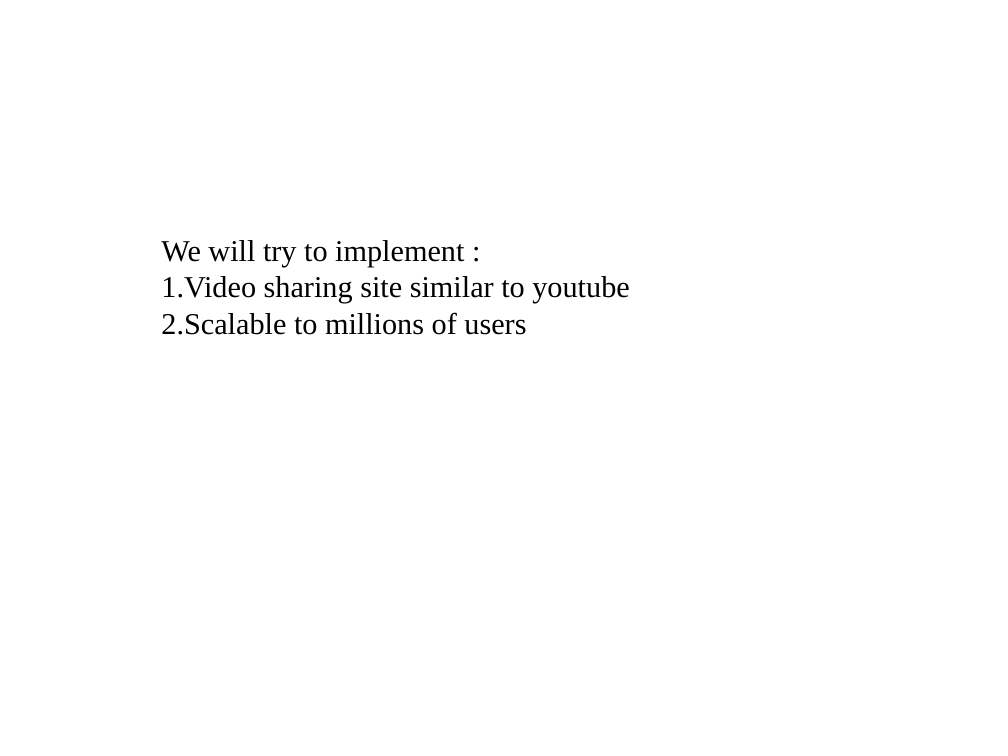
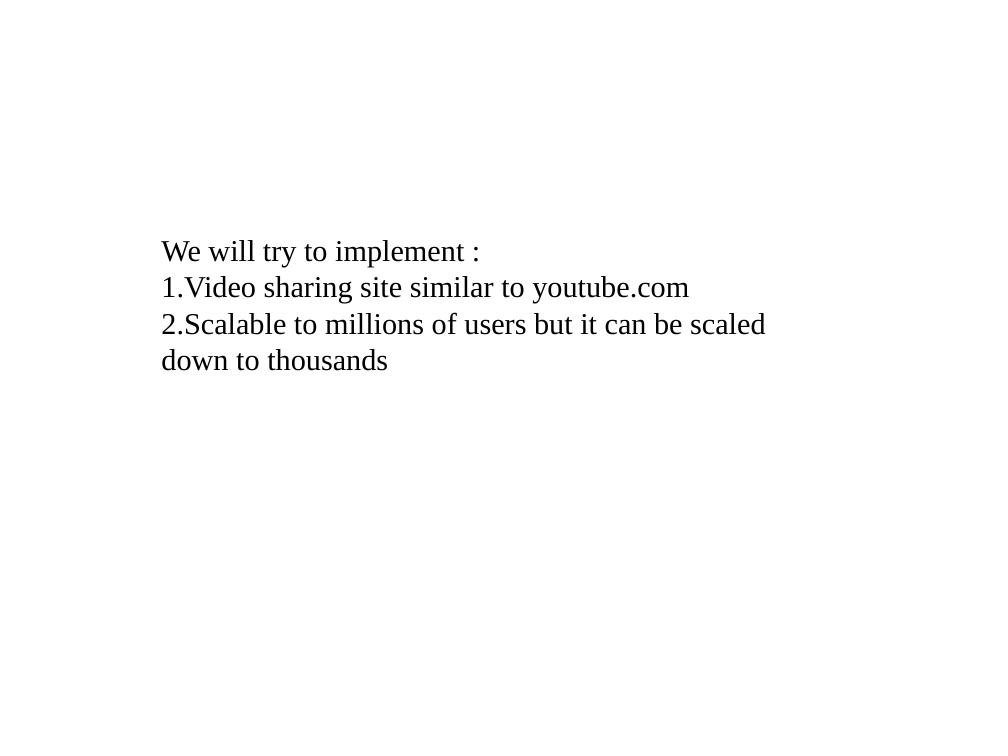
Before and after one commit to mariuz/firetube, a slide deck: slide 4 of docs/Firetube.odp. Drawn at 1008x756 pixels with LibreOffice and Linux fonts; fonts in the diff are those of the drawing. Boxes give left, top, right and bottom in pixels: in the first picture for what was removed or moved away, otherwise in the second. Text is boxed around its words. In the diff, an @@ line names an element or a change of style, - is before the commit and + after.

```diff
--- a/docs/Firetube.odp
+++ b/docs/Firetube.odp
@@ text at [161,276,766,371]: text changed @@
-1.Video sharing site similar to youtube
-2.Scalable to millions of users
+1.Video sharing site similar to youtube.com
+2.Scalable to millions of users but it can be scaled
+down to thousands
```
Also in this commit, not shown: 2 other slides changed.
